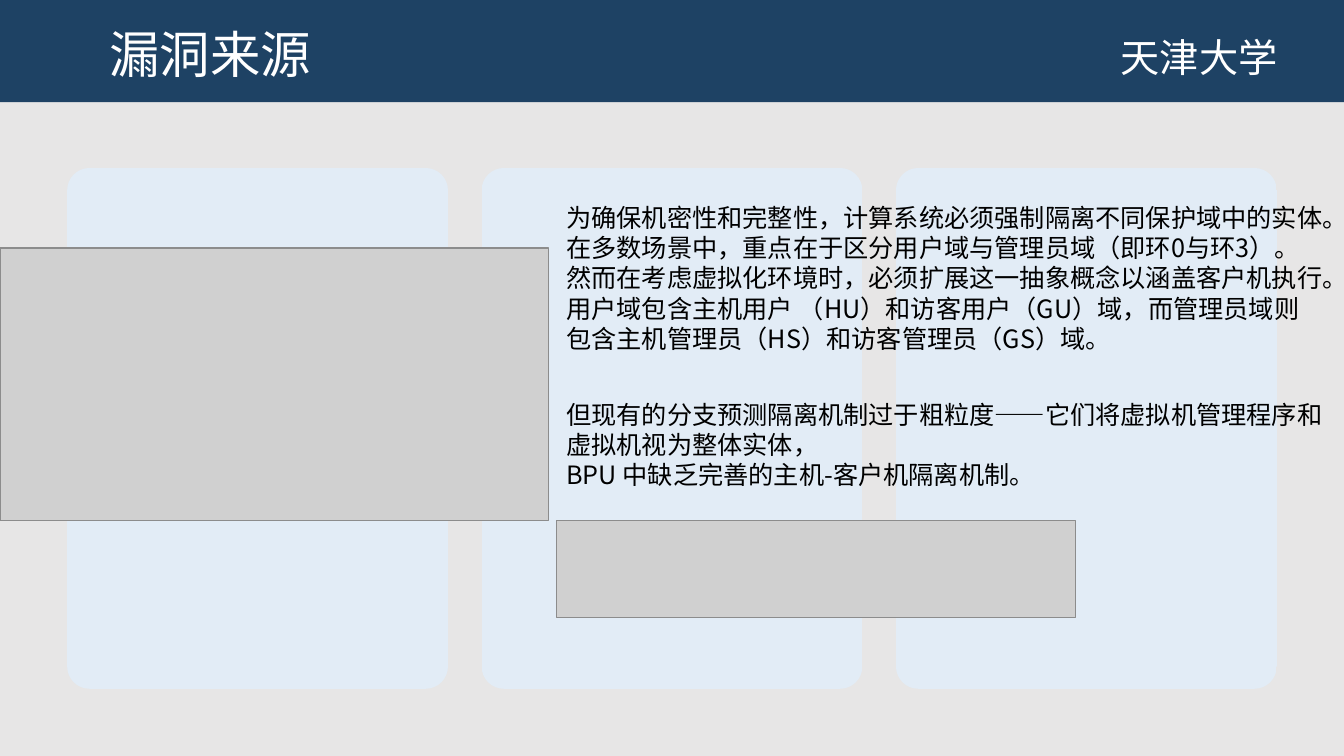
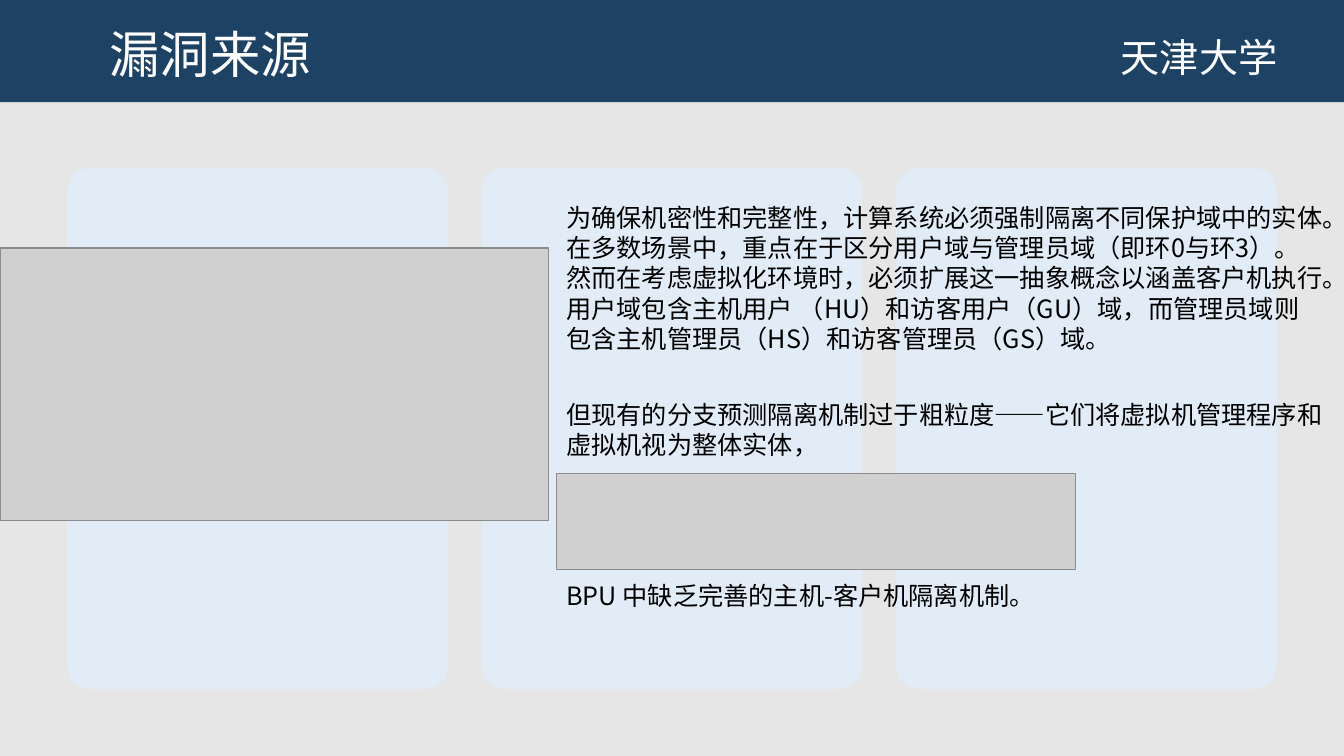
Before and after one commit to JHM2004/amd-microarch-side-channel-testbed, a slide deck: slide 6 of 第1次组会-原理学习-2026-01-07/第一次组会.pptx. Drawn at 1344x756 pixels with LibreOffice and Linux fonts; fonts in the diff are those of the drawing; grey boxes stand for pictures; background and template pictures are left out. Boxes give left, top, right and bottom in pixels: in the first picture for what was removed or moved away, otherwise in the second. Text is boxed around its words. In the diff, an @@ line names an element or a change of style, - is before the commit and + after.

```diff
--- a/第1次组会-原理学习-2026-01-07/第一次组会.pptx
+++ b/第1次组会-原理学习-2026-01-07/第一次组会.pptx
@@ text "但现有的分支预测隔离机制过于粗粒度——它们将虚拟机管理程序和虚拟机视为整体实体，" rewrapped from <box>566,402,1322,486</box> to <box>566,402,1322,607</box> @@
@@ picture: place and size @@
-picture at <box>557,521,1076,618</box>
+picture at <box>557,473,1076,570</box>
```
Also in this commit, not shown: 10 other slides changed, 1 slide added, 1 slide removed.
